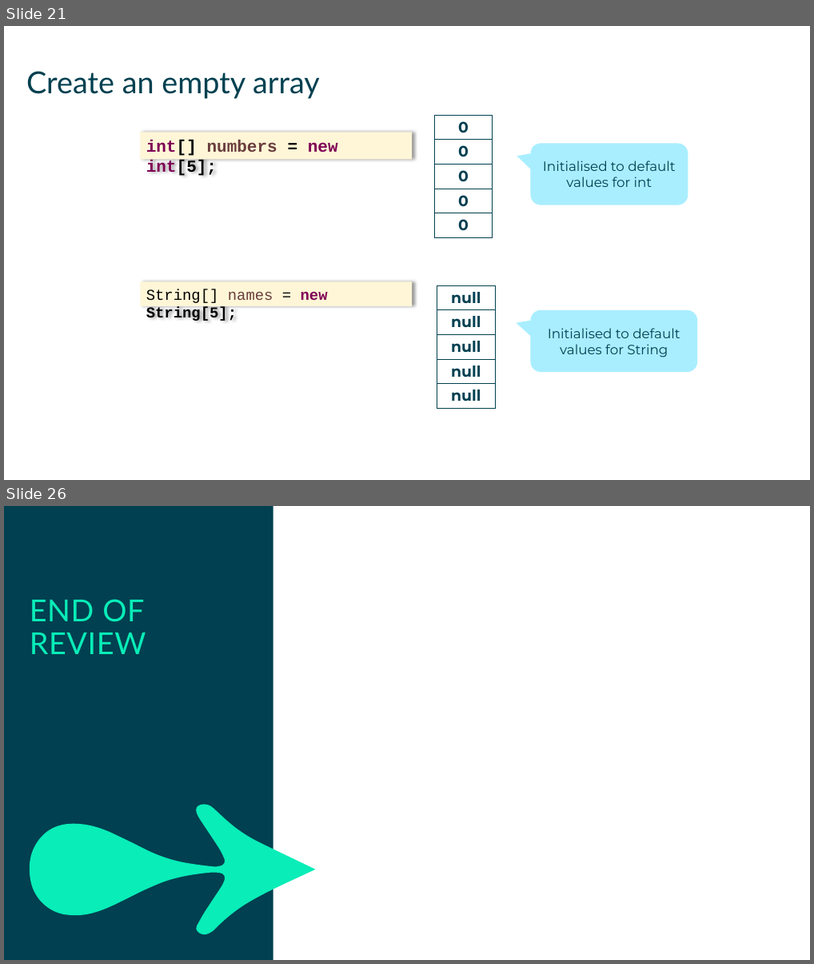
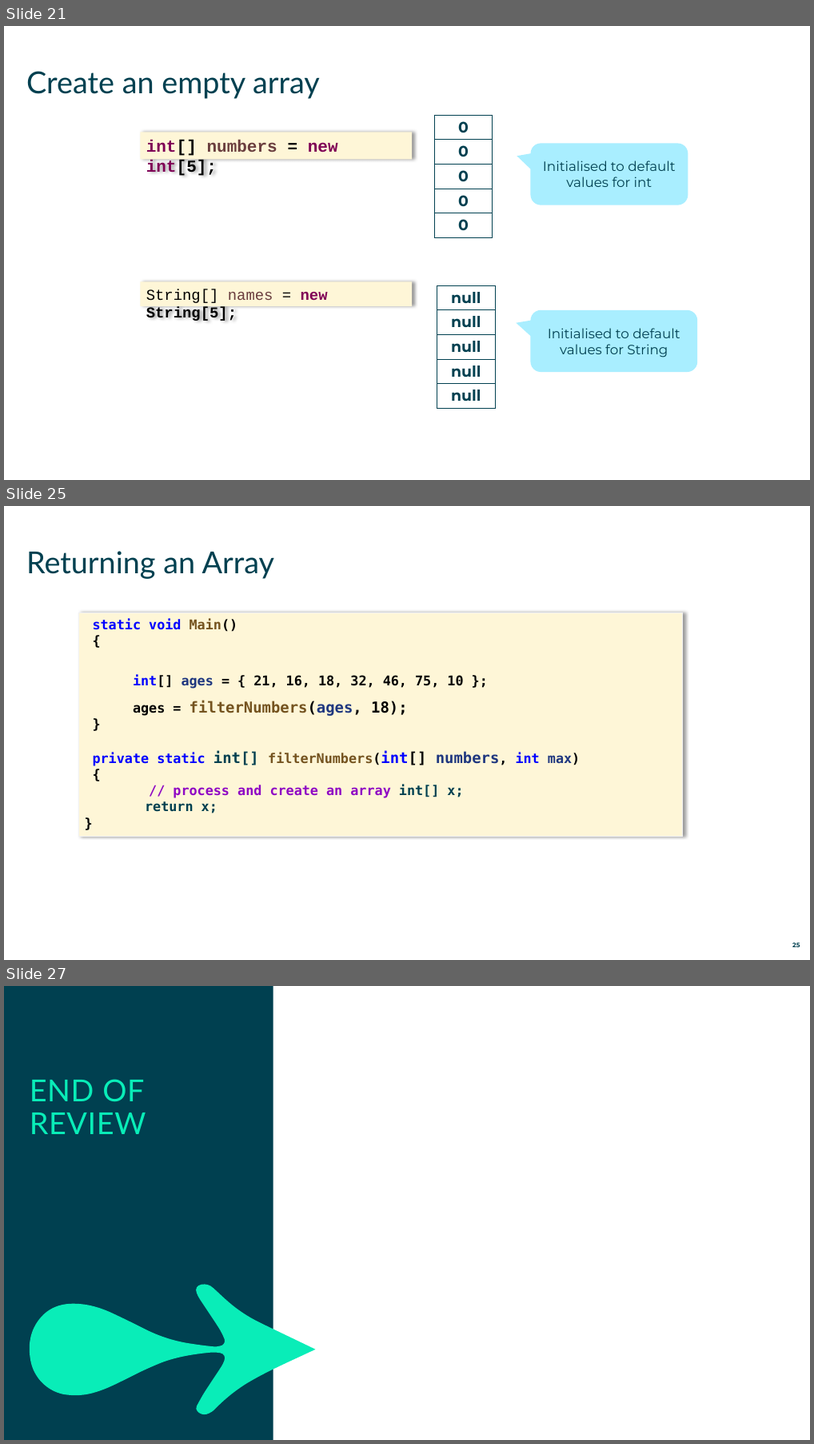
Before and after one commit to mikebaradaran/csharp, a slide deck: 01 Review Day 1.pptx. Shown one above the other, each under a label of ours: slides 21 and 26 before the commit, slides 21, 25 and 27 after it; the slides between them are not shown. The pictures are 814x964 and 814x1444 pixels, drawn with LibreOffice and Linux fonts; fonts in the diff are those of the drawing. Boxes give left, top, right and bottom in pixels: in the first picture for what was removed or moved away, otherwise in the second. Text is boxed around its words. In the diff, an @@ line names an element or a change of style, - is before the commit and + after.

```diff
--- a/01 Review Day 1.pptx
+++ b/01 Review Day 1.pptx
@@ slide 25 added at box(4, 506, 810, 960), background #FFFFFF @@
@@ title added at box(26, 551, 275, 579), 36 pt, text #004050 @@
+Returning an Array
@@ rectangle added at box(78, 613, 682, 836), fill #FEF6D7, outline #F2F2F2 1 pt, 16 pt, text #000000, bold @@
+static void Main()
+{
+int[] ages = { 21, 16, 18, 32, 46, 75, 10 };
+ages = filterNumbers(ages, 18);
+}
+private static int[] filterNumbers(int[] numbers, int max)
+{
+// process and create an array int[] x;
+return x;
+}
@@ page number added at box(793, 942, 800, 947), 7.6 pt, text #004050, bold @@
+25
@@ what was slide 26 is now slide 27 @@
```
Also in this commit, not shown: 8 slides changed, 42 other files.
